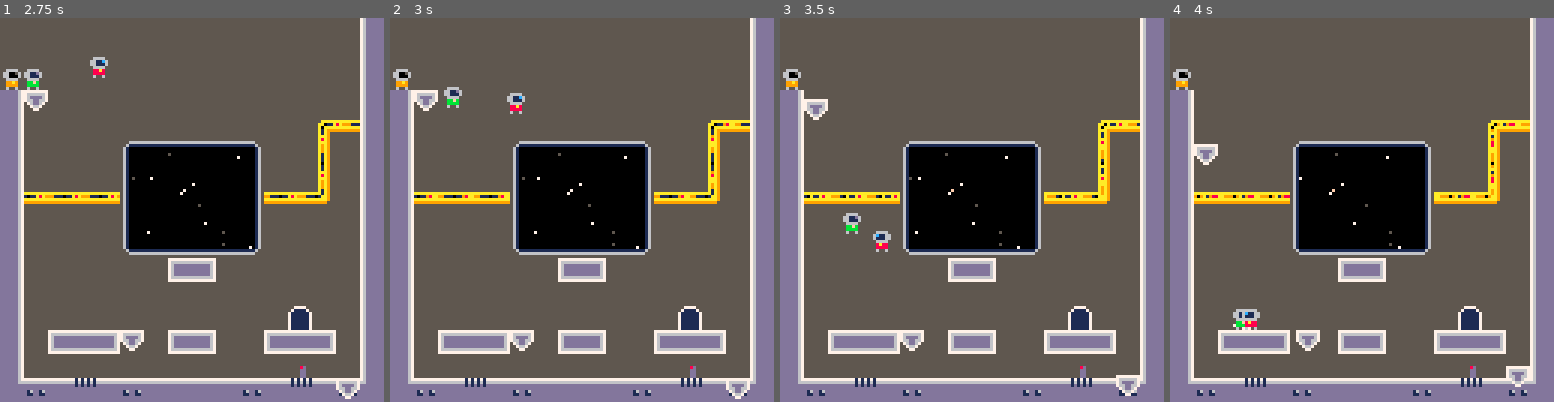
Above: before the commit, frames 1-4 (left to right).
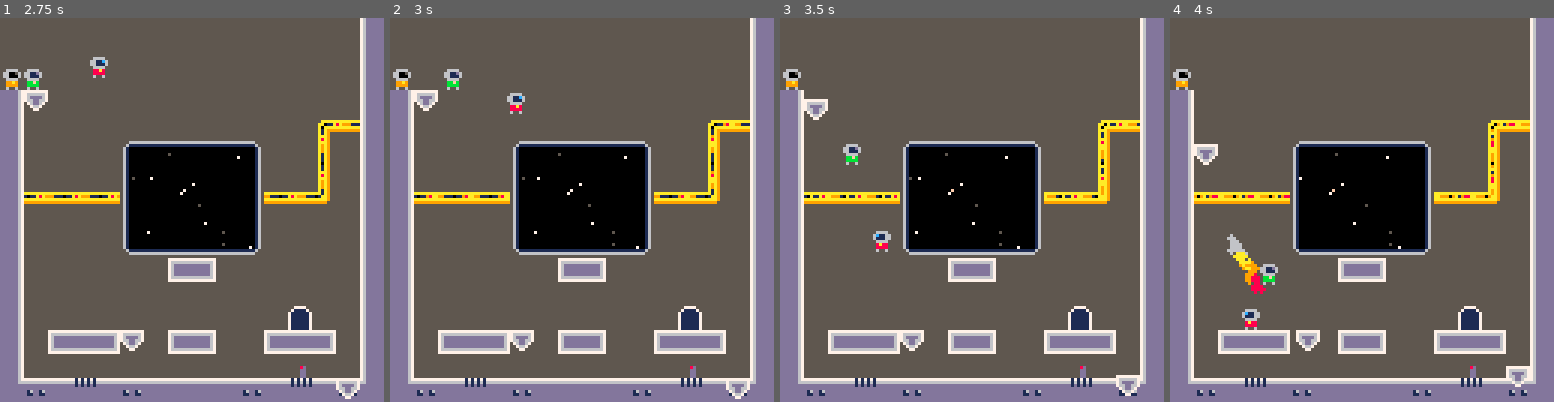
Above: after the commit, the same moments.

Repository: jgradim/gameoff-2020
Game: PICO-8 cartridge moonshot.p8
Same seed, same stepped clock (60 frames per second), same inputs: the game is played once before the commit and once after it.
Inputs:
- Up to frame 1 (2.75 s): tap X (X key) at 0.33, 1.07, 1.85 s; tap O (Z key) at 0.7, 1.7, 2.1, 2.5 s; hold Right 1.6-2.1 s; hold Up 2.15-2.42 s; hold Right from 2.47 s (still down)
- Up to frame 2 (3 s): keep holding Right; tap O (Z key) at 2.9 s; tap X (X key) at 2.97 s
- Up to frame 3 (3.5 s): release Right at 3.03 s; hold Left from 3.08 s (still down); tap O (Z key) at 3.3 s
- Up to frame 4 (4 s): release Left at 3.58 s; hold Down 3.63-3.97 s; tap O (Z key) at 3.7 s

Frame 1 is identical in both runs. In frame 2, 0.3% of the frame differs, in the area x 14-19%, y 13-24%; in frame 3, 0.4%; in frame 4, 0.8%, in the area x 14-29%, y 56-82%.

Commit message:
Make plarform collidable

Diff:
--- a/moonshot.p8
+++ b/moonshot.p8
@@ -84,6 +84,7 @@
  )
 
  --return list of mechanics
+ plts = {plt1,plt2,plt3}
  return {
   plt1,plt2,plt3,
   door1,
@@ -1505,7 +1506,7 @@
 
 
 __gff__
-0000000000000000000000000000000000000000000000000000000000000000000000000000000000000000000000000000000000000000000000000000000003030303030303000000000000000000030303030000000000000000000000000303030300000000000000000000000003030303000000000000000000000000
+0000000000000000000000000000000000000000000000000000000000000000000000000000000000000000000000000000000000000000000000000000000003030303030303000300000000000000030303030000000000000000000000000303030300000000000000000000000003030303000000000000000000000000
 0000000000000000000000000000000000000000000000000000000000000000000000000000000000000000000000000000000000000000000000000000000000000000000000000000000000000000000000000000000000000000000000000000000000000000000000000000000000000000000000000000000000000000
 __map__
 6464646464646464646464646464646300000000000000000000000000000000000000000000000000000000000000000000000000000000000000000000000000000000000000000000000000000000000000000000000000000000000000000000000000000000000000000000000000000000000000000000000000000000
